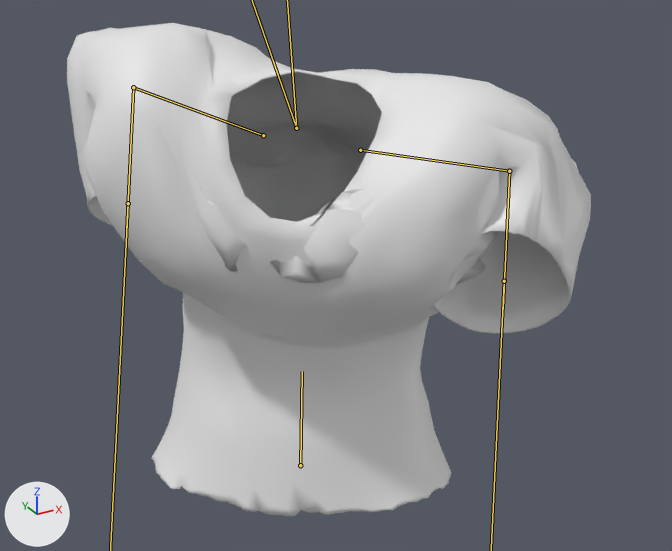
The glTF model GameEngine/Assets/FPS/Model/FPSCharacterShirt.gltf: old version first, new version second.
One viewpoint serves both versions: a 50 mm camera at (-0.612, -1.207, 2.399) aimed at (0.04, -0.021, 1.807). Every picture has the same lights, and +X, +Y and +Z are marked at lower left. The picture after the commit comes second. Both versions are drawn at frame 48 of the action 'LookDown'; the numbers are the values there. The bones that change are drawn over the model as lines.

The first picture shows 'Shirt'.
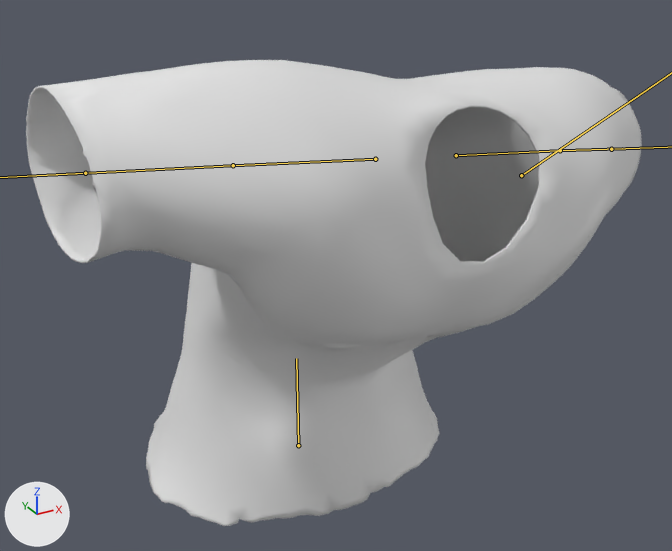
Location of each change, [x1, y1, x2, y2] in pixels of the pictures (672 x 551 px):
'Shirt', posed (18% wider)
    before: [67, 23, 591, 516]
    after: [26, 60, 642, 526]
bone 'c_root_master.x', root to tip
    before: (300, 465) to (302, 371)
    after: (298, 445) to (296, 358)
bone 'c_shoulder.r', root to tip
    before: (263, 135) to (133, 87)
    after: (375, 159) to (233, 165)
bone 'arm_twist.r', root to tip
    before: (133, 87) to (126, 230)
    after: (233, 165) to (47, 175)
bone 'c_shoulder.l', root to tip
    before: (360, 150) to (509, 171)
    after: (456, 155) to (560, 150)
bone 'arm_twist.l', root to tip
    before: (509, 171) to (503, 309)
    after: (560, 150) to (622, 148)

The change in detail:
Bone 'c_root_master.x' (bone_c_root_master_x) moves from (0.0, -0.04, 0.0) to (0.0, 0.0, 0.0).
Bone 'c_root_master.x' (bone_c_root_master_x) turns from (-14, -40, 2) to (0, 0, 0) degrees about its own x, y and z.
Bone 'c_shoulder.r' (bone_c_shoulder_r) turns from (3, 41, -11) to (0, 0, 0) degrees about its own x, y and z.
Bone 'arm_twist.r' (bone_arm_twist_r) turns from (-65, -39, -46) to (0, 0, 0) degrees about its own x, y and z.
Bone 'c_shoulder.l' (bone_c_shoulder_l) turns from (5, -37, -6) to (0, 0, 0) degrees about its own x, y and z.
Bone 'arm_twist.l' (bone_arm_twist_l) turns from (-79, 7, 8) to (0, 0, 0) degrees about its own x, y and z.
Bone 'head_scale_fix.x' (bone_head_scale_fix_x) moves from (-0.12, -0.17, 0.21) to (0.09, -0.21, 0.38).
Bone 'head_scale_fix.x' (bone_head_scale_fix_x) turns from (37, -32, -1) to (49, 5, -7) degrees about its own x, y and z.
Bone 'c_head.x' (bone_c_head_x) turns from (-3, 22, 10) to (0, 0, 0) degrees about its own x, y and z.
Bone 'arm_stretch.l' (bone_arm_stretch_l) moves from (0.02, -0.33, -0.49) to (0.05, 0.06, -0.25).
Bone 'arm_stretch.l' (bone_arm_stretch_l) turns from (-119, -9, -55) to (16, 47, 17) degrees about its own x, y and z.
Bone 'arm_stretch.r' (bone_arm_stretch_r) moves from (0.14, -0.16, -0.1) to (-0.15, -0.1, -0.26).
Bone 'arm_stretch.r' (bone_arm_stretch_r) turns from (-72, -41, 7) to (15, -47, 1) degrees about its own x, y and z.
